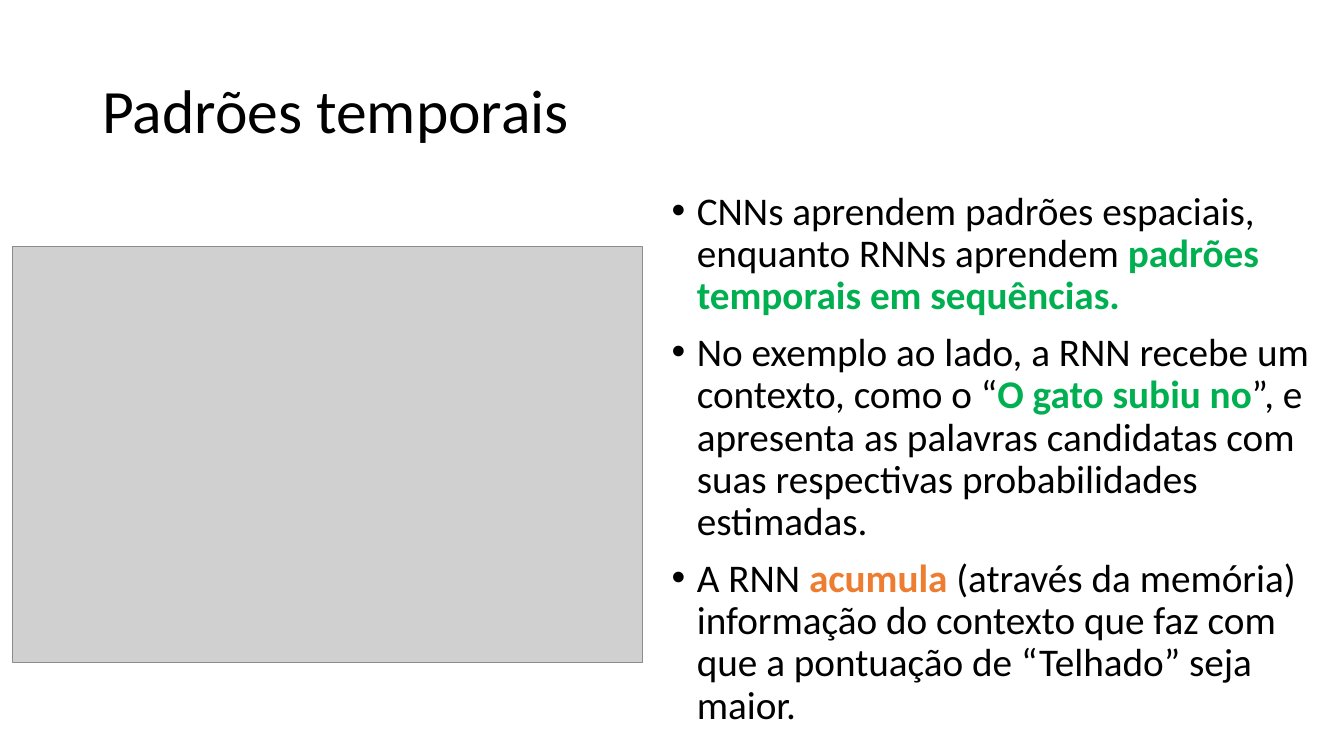
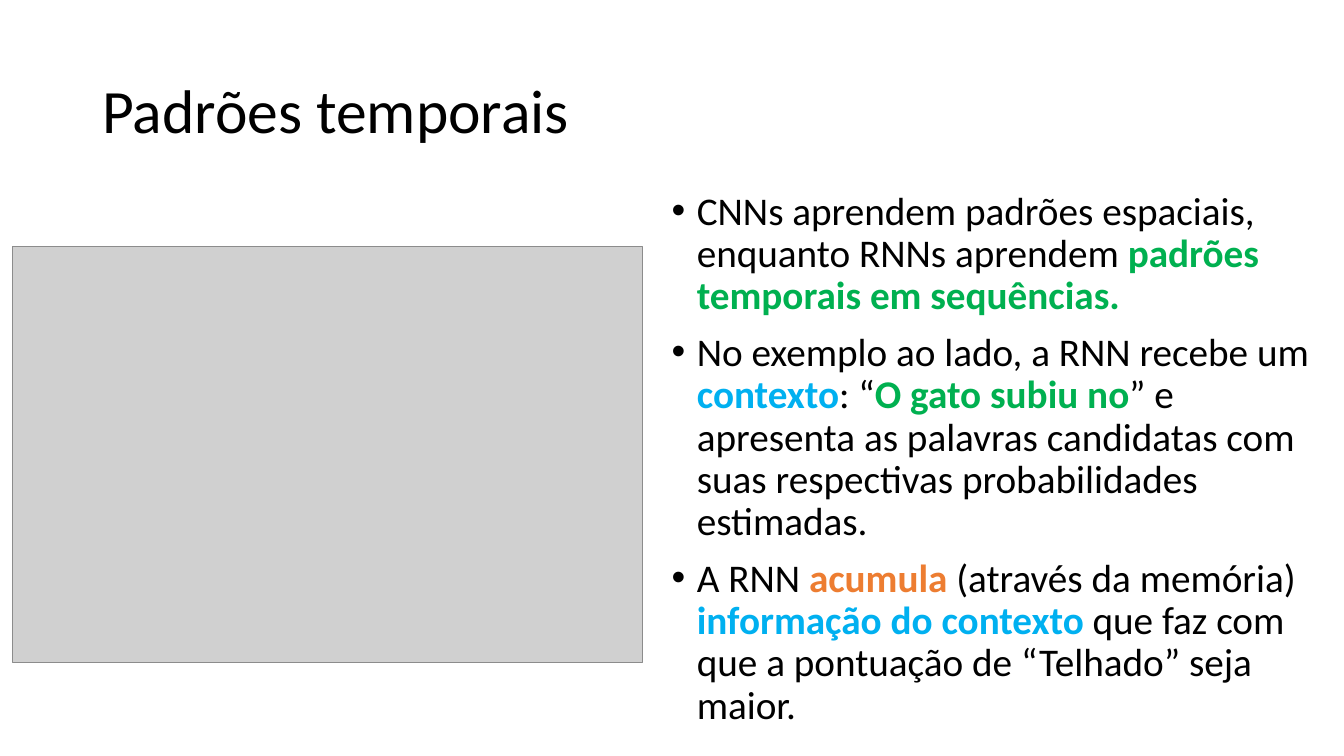
Before and after one commit to zz4fap/c24_inteligencia_artificial, a slide deck: slide 7 of slides/C24_RNN.pptx. Drawn at 1344x756 pixels with LibreOffice and Linux fonts; fonts in the diff are those of the drawing; grey boxes stand for pictures. Boxes give left, top, right and bottom in pixels: in the first picture for what was removed or moved away, otherwise in the second. Text is boxed around its words. In the diff, an @@ line names an element or a change of style, - is before the commit and + after.

Commit message:
new slides

```diff
--- a/slides/C24_RNN.pptx
+++ b/slides/C24_RNN.pptx
@@ text at bbox=[697, 338, 1309, 536]: text changed @@
-• No exemplo ao lado, a RNN recebe um contexto, como o “O gato subiu no”, e apresenta as palavras candidatas com suas respectivas probabilidades estimadas.
+• No exemplo ao lado, a RNN recebe um contexto: “O gato subiu no” e apresenta as palavras candidatas com suas respectivas probabilidades estimadas.
@@ text at bbox=[697, 563, 1296, 720]: text colour #000000 to #00B0F0, bold on in "informação do contexto" @@
```
Also in this commit, not shown: 8 other slides changed, 1 other file.
